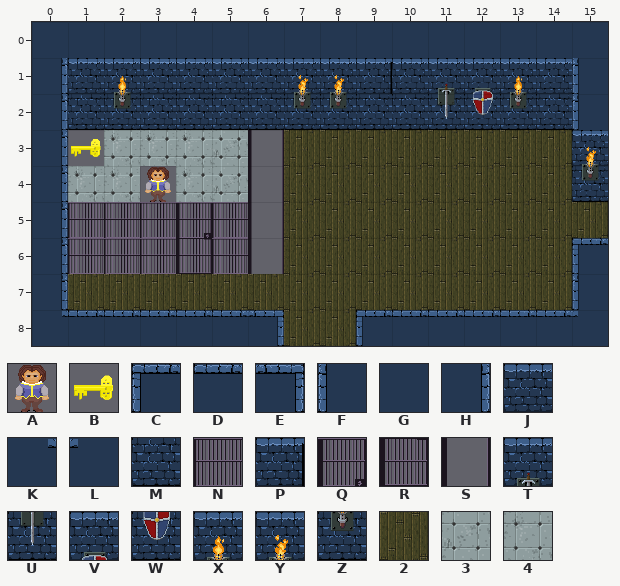
Two states of a Tiled map, maps/dungeon-01.tmx. The first picture shows the starting point.
Cells are 50x50 px. Shown: x 0..15, y 0..8.
Key: from "tiles": A 2, B 4, C 6, D 7, E 8, F 9, G 10, H 11, J 13, K 17, L 18, M 23, N 31, P 35, Q 36, R 37, S 39, T 55, U 56, V 57, W 58, X 65, Y 68, Z 69, 2 71, 3 72, 4 74.
_ is an empty cell.
Layer "floor" before, first column x 0:
0 GGGGGGGGGGGGGGGG
1 HJXJJJJYYPJTVXJF
2 HMZMMMMZZMMUWZMF
3 HB4443S22222222Y
4 H44A43S22222222Z
5 HNNNQNS222222222
6 HNNNRNS22222222C
7 H22222222222222F
8 KDDDDDE22CDDDDDL
New version:
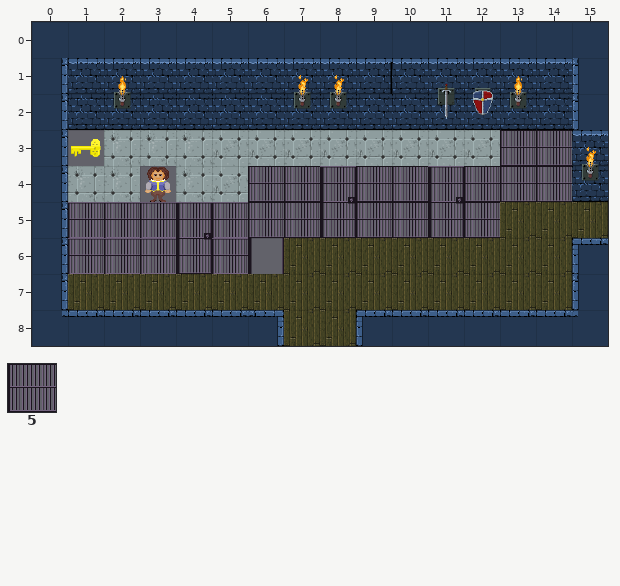
Further tiles: from "tiles": 5 32.
What changed:
Layer "floor":
y 3: x 6..14 S22222222 -> 333333355
y 4: x 6..14 S22222222 -> 55Q55Q555
y 5: x 6..12 S222222 -> 55R55R5
